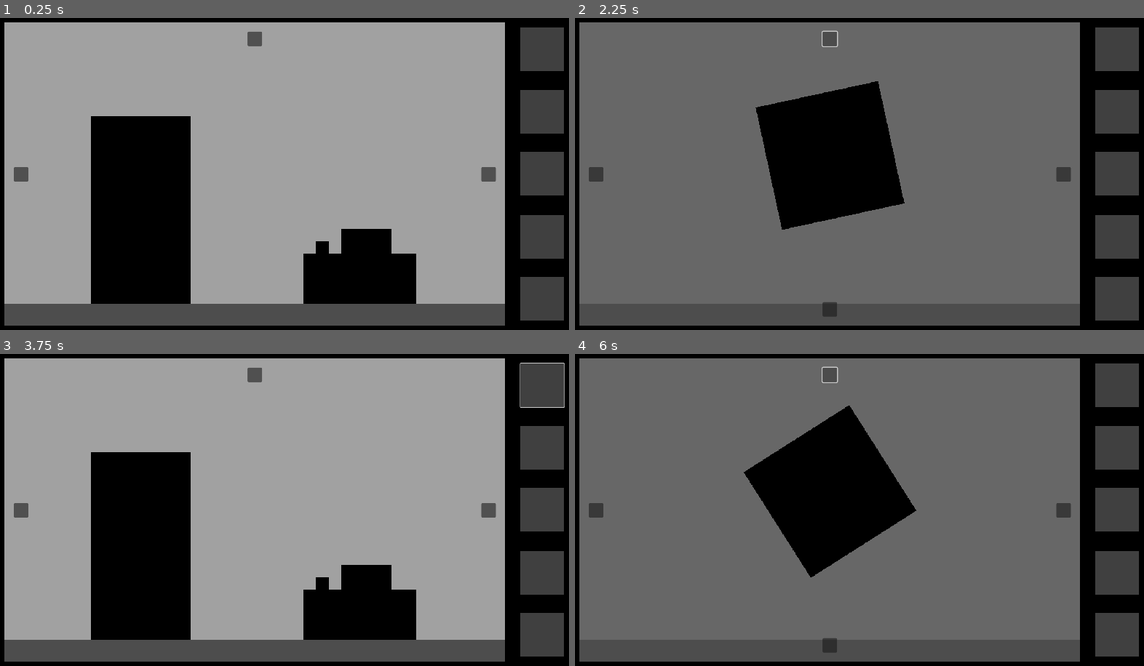
Above: before the commit, frames 1-4 (two rows, left to right).
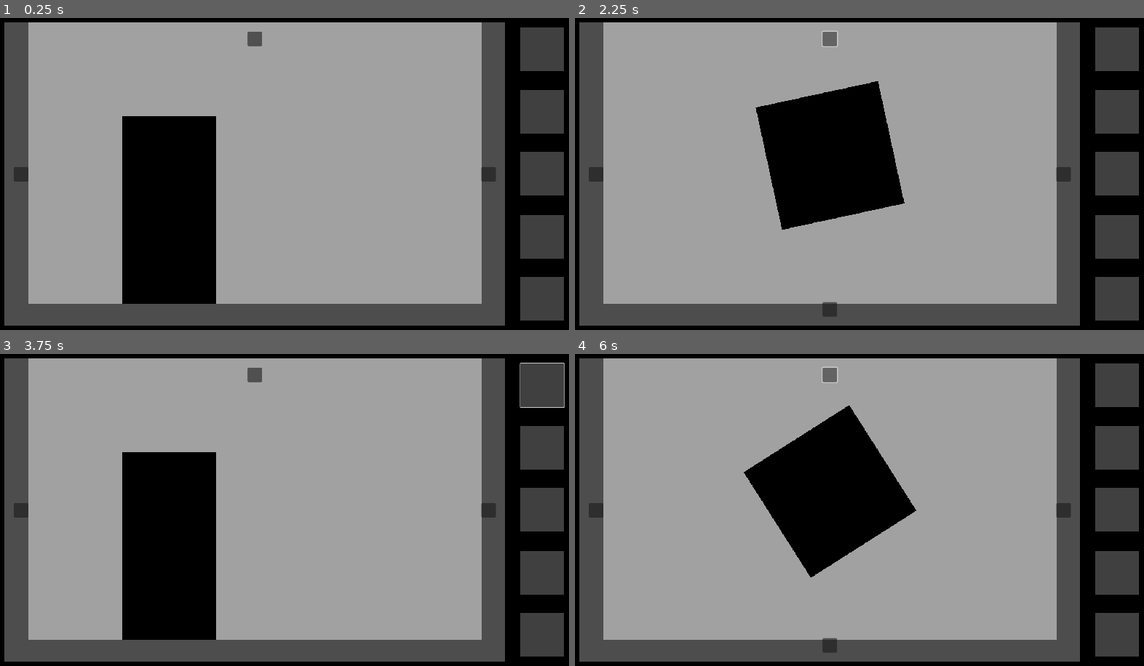
Above: after the commit, the same moments.

Repository: Kaitolinha/DetentionEscape
Game: Godot game, scene res://src/core/game.tscn
The game is run twice, just before and just after one commit, with the same random seed, the same clock (stepped at 60 frames per second) and the same inputs. The engine's default icon, where the game draws it, is replaced by a stand-in: a white triangle on a blue panel in a dark square.
Inputs (mouse positions are in pixels of both pictures, inside the frame that each line leads up to):
- Up to frame 1 (0.25 s): no input
- Up to frame 2 (2.25 s): click (597, 174) at 0.5 s; click (1064, 174) at 1.25 s; click (831, 39) at 2 s
- Up to frame 3 (3.75 s): click (256, 644) at 2.75 s; click (540, 385) at 3.52 s
- Up to frame 4 (6 s): click (597, 510) at 4.25 s; click (1064, 510) at 5 s; click (831, 375) at 5.75 s

The runs differ from the first frame. In frame 1, 17% of the frame differs, in the area x 0-89%, y 1-92%; in frame 2, 70%; in frame 3, 17%; in frame 4, 70%.

Commit message:
Modified shader and small adjustments to side scenes.

Diff:
--- a/assets/shaders/perspective .gdshader
+++ b/assets/shaders/perspective .gdshader
@@ -1,70 +1,50 @@
 shader_type canvas_item;
 
-uniform vec2 up_left = vec2(0.0);
-uniform vec2 up_right = vec2(1.0, 0.0);
-uniform vec2 down_right = vec2(1.0, 1.0);
-uniform vec2 down_left = vec2(0.0, 1.0);
+uniform float fov : hint_range(1, 179) = 90;
+uniform float y_rot : hint_range(-180, 180) = 0.0;
+uniform float x_rot : hint_range(-180, 180) = 0.0;
+uniform float inset : hint_range(0, 1) = 0.0;
 
-uniform vec2 plane_size;
+uniform vec2 rotation_pivot = vec2(0.5);
+varying mat3 rotmat;
+varying float tang;
 
-varying mat3 trans_inv;
-varying vec2 trans_scale;
-varying vec2 trans_offset;
+void vertex(){
+	float sin_b = sin(y_rot / 180.0 * PI);
+	float cos_b = cos(y_rot / 180.0 * PI);
+	float sin_c = sin(x_rot / 180.0 * PI);
+	float cos_c = cos(x_rot / 180.0 * PI);
 
-mat3 perspective_transform(vec2[4] poly) {
-	float dx1 = poly[1].x - poly[2].x;
-	float dx2 = poly[3].x - poly[2].x;
-	float dx3 = poly[0].x - poly[1].x + poly[2].x - poly[3].x;
-	float dy1 = poly[1].y - poly[2].y;
-	float dy2 = poly[3].y - poly[2].y;
-	float dy3 = poly[0].y - poly[1].y + poly[2].y - poly[3].y;
+	rotmat[0][0] = cos_b;
+	rotmat[0][1] = sin_b * sin_c;
+	rotmat[0][2] = sin_b * cos_c;
 
-	float a13 = (dx3 * dy2 - dy3 * dx2) / (dx1 * dy2 - dy1 * dx2);
-	float a23 = (dx1 * dy3 - dy1 * dx3) / (dx1 * dy2 - dy1 * dx2);
-	float a11 = poly[1].x - poly[0].x + a13 * poly[1].x;
-	float a21 = poly[3].x - poly[0].x + a23 * poly[3].x;
-	float a31 = poly[0].x;
-	float a12 = poly[1].y - poly[0].y + a13 * poly[1].y;
-	float a22 = poly[3].y - poly[0].y + a23 * poly[3].y;
-	float a32 = poly[0].y;
+	rotmat[1][0] = 0.0;
+	rotmat[1][1] = cos_c;
+	rotmat[1][2] = -sin_c;
 
-	mat3 transform_mat = mat3(
-		vec3(a11, a12, a13),
-		vec3(a21, a22, a23),
-		vec3(a31, a32, 1)
-	);
+	rotmat[2][0] = -sin_b;
+	rotmat[2][1] = cos_b * sin_c;
+	rotmat[2][2] = cos_b * cos_c;
+	tang = tan(fov / 360.0 * PI);
+	VERTEX += (UV - 0.5) / TEXTURE_PIXEL_SIZE * tang * (1.0 - inset) * 2.0;
 
-	return inverse(transform_mat);
+	tang = 0.5 / tang;
 }
 
-vec2 mult_mat_inv_point(mat3 mat_inv, vec2 point) {
-	vec3 result = mat_inv * vec3(point, 1.0);
-	return vec2(result.x / result.z, result.y / result.z);
+void fragment(){
+	vec3 p = vec3(UV - 0.5, tang);
+	vec3 plane_offset = vec3(vec2(0.5) - rotation_pivot, tang + 1.);
+	vec3 plane_normal = rotmat[2];
+
+	float dot_prod = dot(plane_normal, p);
+	if (dot_prod <= 0.0) discard;
+
+	float fac = dot(plane_normal, plane_offset) / dot_prod;
+	vec2 uv = (inverse(rotmat) * (p * fac - plane_offset)).xy;
+
+	uv += vec2(0.5) - rotation_pivot;
+	if (any(greaterThan(abs(uv), vec2(0.5)))) discard;
+
+	COLOR = texture(TEXTURE, uv + 0.5);
 }
-
-void vertex() {
-	vec2[] poly = {up_left, up_right, down_right, down_left};
-	//PRECALCULATING TRANSFORMATION MATRIX
-	trans_inv = perspective_transform(poly);
-	//SCALE AND OFFSET TO TRANSFORM VERTEX AND LATER UV TO SUPPORT OUT OF BOUNDING BOX TRANSFORMATION
-	trans_scale = vec2(
-		max(max(up_right.x, down_right.x) - min(up_left.x, down_left.x), 1.0),
-		max(max(down_left.y, down_right.y) - min(up_left.y, up_right.y), 1.0)
-	);
-	trans_offset = vec2(
-		min(min(up_left.x, down_left.x), 0.0),
-		min(min(up_left.y, up_right.y), 0.0)
-	);
-	VERTEX = VERTEX * trans_scale + plane_size * trans_offset;
-}
-
-void fragment() {
-	vec2 pUV = mult_mat_inv_point(trans_inv, UV * trans_scale + trans_offset);
-	//CUTTING OUT OF BOUNDS TEXTURE OFF. FEEL FREE TO REMOVE IF NOT NEEDED
-	if (pUV.x > 1.0 || pUV.y > 1.0 || pUV.x < 0.0 || pUV.y < 0.0) {
-		COLOR = vec4(0.0);
-	} else {
-		vec4 point = texture(TEXTURE, pUV);
-		COLOR = point;
-	}
-}
--- a/src/sides/back_side.tscn
+++ b/src/sides/back_side.tscn
@@ -6,13 +6,14 @@
 script = ExtResource("1_ibrkd")
 
 [node name="Background" type="ColorRect" parent="."]
-offset_right = 1280.0
+offset_left = 60.0
+offset_right = 1220.0
 offset_bottom = 720.0
 color = Color(0.631035, 0.631035, 0.631035, 1)
 
 [node name="Quadro" type="ColorRect" parent="."]
-offset_left = 64.0
+offset_left = 120.0
 offset_top = 192.0
-offset_right = 1216.0
+offset_right = 1160.0
 offset_bottom = 416.0
 color = Color(0, 0, 0, 1)
--- a/src/sides/front_side.tscn
+++ b/src/sides/front_side.tscn
@@ -1,29 +1,25 @@
-[gd_scene load_steps=8 format=3 uid="uid://b2bf0kvvde68e"]
+[gd_scene load_steps=5 format=3 uid="uid://b2bf0kvvde68e"]
 
 [ext_resource type="Script" path="res://src/sides/front_side.gd" id="1_8spov"]
 [ext_resource type="PackedScene" uid="uid://bykd3kd6ewibc" path="res://src/interacts/interactable.tscn" id="2_q8d67"]
 [ext_resource type="PackedScene" uid="uid://dwmohiwpgit5p" path="res://src/interacts/interact_item.tscn" id="3_4ab2k"]
 [ext_resource type="Resource" uid="uid://dof4mf6ctkx6p" path="res://src/items/key.tres" id="4_d10jh"]
-[ext_resource type="Script" path="res://src/items/item.gd" id="5_eq8k2"]
-[ext_resource type="Texture2D" uid="uid://ka2qhlnrtnoe" path="res://icon.svg" id="6_4ygqs"]
 
-[sub_resource type="Resource" id="Resource_7f4nv"]
-script = ExtResource("5_eq8k2")
-title = "USB"
-texture = ExtResource("6_4ygqs")
+[node name="FrontSide" type="Node2D" groups=["Objects"]]
+script = ExtResource("1_8spov")
+metadata/_edit_horizontal_guides_ = [240.0, 480.0, 780.0]
+metadata/_edit_vertical_guides_ = [420.0, 840.0]
 
-[node name="FrontSide" type="Node2D"]
-script = ExtResource("1_8spov")
-
-[node name="Background" type="ColorRect" parent="."]
-offset_right = 1280.0
+[node name="Background2" type="ColorRect" parent="."]
+offset_left = 60.0
+offset_right = 1220.0
 offset_bottom = 720.0
-color = Color(0.631035, 0.631035, 0.631035, 1)
+color = Color(0.631373, 0.631373, 0.631373, 1)
 
 [node name="Porta" type="ColorRect" parent="."]
-offset_left = 220.0
+offset_left = 300.0
 offset_top = 240.0
-offset_right = 476.0
+offset_right = 540.0
 offset_bottom = 720.0
 color = Color(0, 0, 0, 1)
 
@@ -33,31 +29,3 @@
 
 [node name="InteractItem" parent="Porta/Interactable" instance=ExtResource("3_4ab2k")]
 item = ExtResource("4_d10jh")
-
-[node name="Lupa" type="ColorRect" parent="."]
-offset_left = 796.0
-offset_top = 560.0
-offset_right = 828.0
-offset_bottom = 595.0
-color = Color(0, 0, 0, 1)
-
-[node name="Computador" type="ColorRect" parent="."]
-offset_left = 860.0
-offset_top = 528.0
-offset_right = 988.0
-offset_bottom = 592.0
-color = Color(0, 0, 0, 1)
-
-[node name="Interactable" parent="Computador" instance=ExtResource("2_q8d67")]
-layout_mode = 1
-message = "O cumpatador está quebrado."
-
-[node name="InteractItem" parent="Computador/Interactable" instance=ExtResource("3_4ab2k")]
-item = SubResource("Resource_7f4nv")
-
-[node name="Documentos" type="ColorRect" parent="."]
-offset_left = 764.0
-offset_top = 592.0
-offset_right = 1052.0
-offset_bottom = 720.0
-color = Color(0, 0, 0, 1)
--- a/src/sides/left_side.tscn
+++ b/src/sides/left_side.tscn
@@ -6,7 +6,8 @@
 script = ExtResource("1_3fur5")
 
 [node name="Background" type="ColorRect" parent="."]
-offset_right = 1280.0
+offset_left = 60.0
+offset_right = 1220.0
 offset_bottom = 720.0
 color = Color(0.631035, 0.631035, 0.631035, 1)
 
--- a/src/sides/right_side.tscn
+++ b/src/sides/right_side.tscn
@@ -6,7 +6,8 @@
 script = ExtResource("1_m4heu")
 
 [node name="Background" type="ColorRect" parent="."]
-offset_right = 1280.0
+offset_left = 60.0
+offset_right = 1220.0
 offset_bottom = 720.0
 color = Color(0.631035, 0.631035, 0.631035, 1)
 
--- a/src/sides/top_side.tscn
+++ b/src/sides/top_side.tscn
@@ -6,9 +6,10 @@
 script = ExtResource("1_pg5yt")
 
 [node name="Background" type="ColorRect" parent="."]
-offset_right = 1280.0
+offset_left = 60.0
+offset_right = 1220.0
 offset_bottom = 720.0
-color = Color(0.404511, 0.404511, 0.404511, 1)
+color = Color(0.631373, 0.631373, 0.631373, 1)
 
 [node name="Ventilador" type="ColorRect" parent="."]
 offset_left = 480.0
